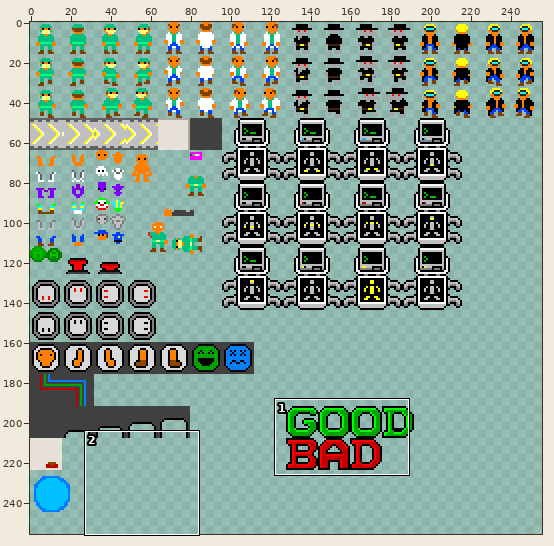
Sprite sheet: bin/data/spritesheet.png. Above, an overview of the earlier version with the close-up marked.
Close-up. The starting point:
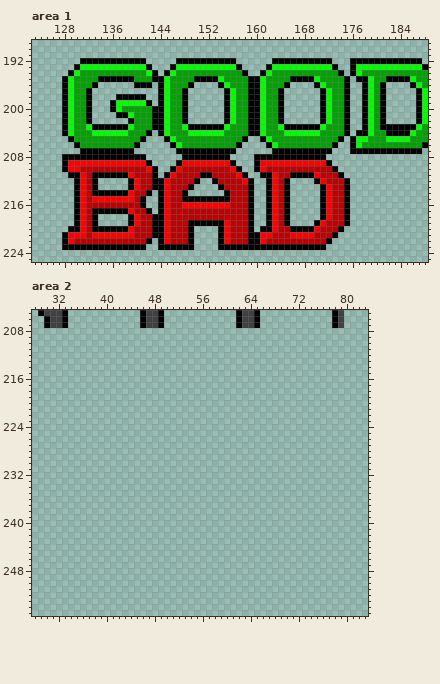
The file is 256x256 pixels. Pixels under 10% opacity are left out. Colours within 5 levels of each other are drawn and written as one. Shown: area 1: x 123..188, y 189..225; area 2: x 28..83, y 205..255. The commit also changed other parts of the picture, which this record leaves out.
New version:
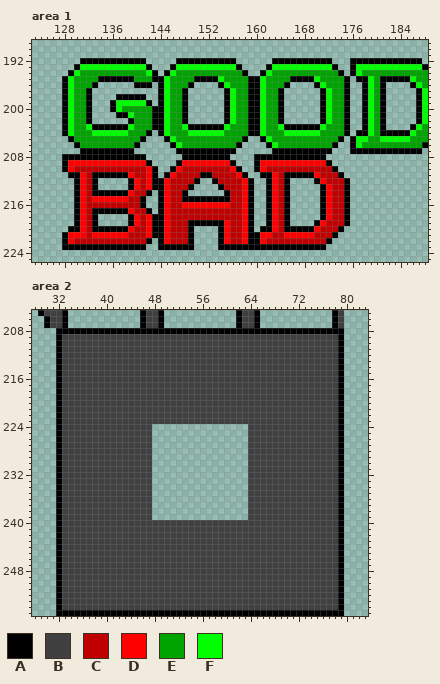
Palette (. is transparent): A #000000  B #404040  C #c00000  D #ff0000  E #00a400  F #00ff00
Difference:
Area 1:
y 195: x 181 E -> A
y 203: x 182..185 AAAA -> ....
y 204: x 181 E -> A
y 205: x 181 E -> F
y 210: x 130 D -> C
y 211: x 142 C -> D; x 165 C -> A
y 212: x 142 C -> D
y 213: x 142 C -> D; x 158 C -> D
y 214: x 158 C -> D
y 215: x 139 D -> C; x 158 C -> D
y 216..217: x 158 C -> D
y 218..219: x 142 C -> D; x 158 C -> D
y 220: x 142 C -> D; x 158 C -> D; x 165 C -> A
y 221: x 139 D -> C; x 142 C -> D; x 158 C -> D; x 165 C -> D
y 222: x 158 C -> D
Area 2:
y 208: x 32..79 ................................................ -> AAAAAAAAAAAAAAAAAAAAAAAAAAAAAAAAAAAAAAAAAAAAAAAA
y 209..223: x 32..79 ................................................ -> ABBBBBBBBBBBBBBBBBBBBBBBBBBBBBBBBBBBBBBBBBBBBBBA
y 224..239: x 32..47 ................ -> ABBBBBBBBBBBBBBB; x 64..79 ................ -> BBBBBBBBBBBBBBBA
y 240..254: x 32..79 ................................................ -> ABBBBBBBBBBBBBBBBBBBBBBBBBBBBBBBBBBBBBBBBBBBBBBA
y 255: x 32..79 ................................................ -> AAAAAAAAAAAAAAAAAAAAAAAAAAAAAAAAAAAAAAAAAAAAAAAA
